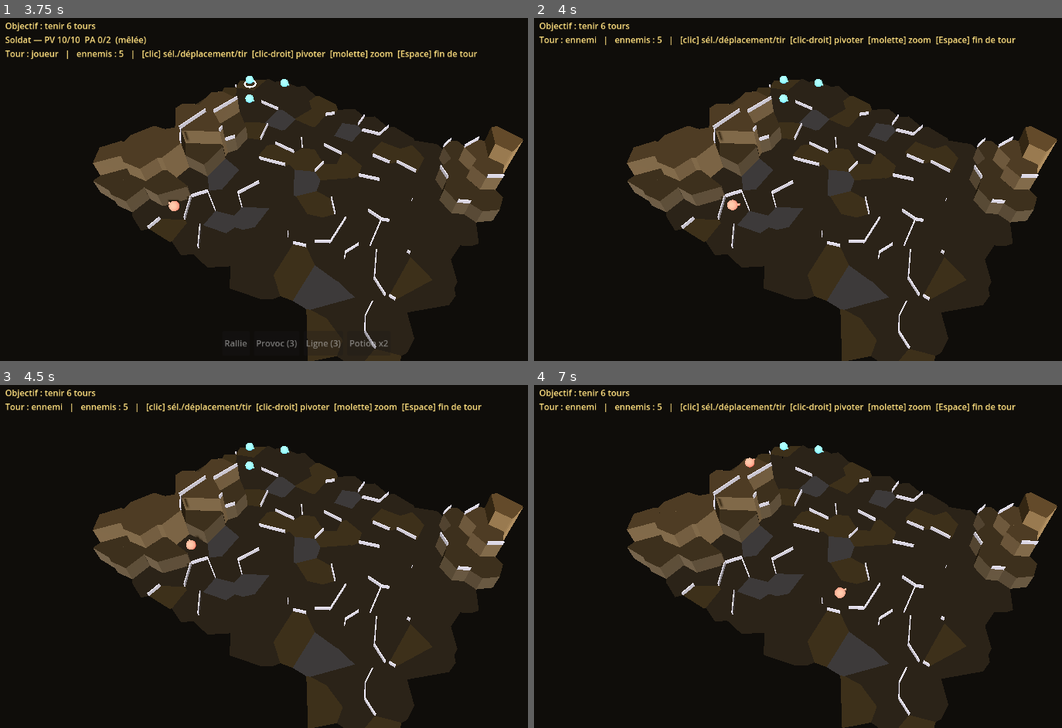
Above: before the commit, frames 1-4 (two rows, left to right).
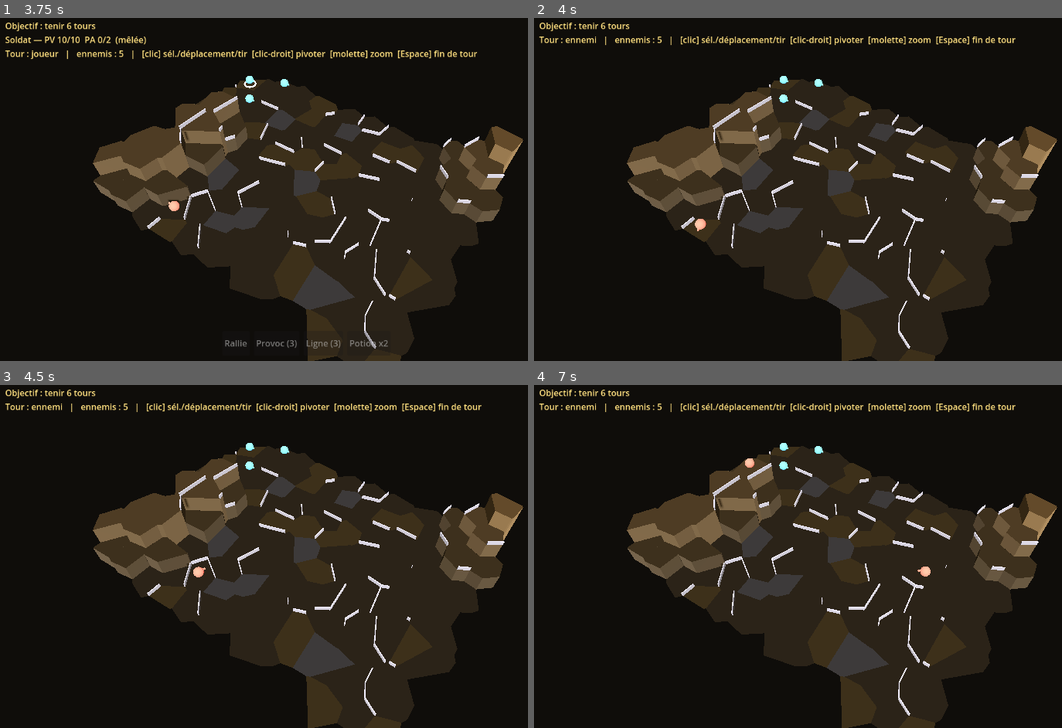
Above: after the commit, the same moments.

Repository: florentmathieu/game
Game: Godot game, scene res://scenes/Battle.tscn
Two runs of this game, one before a commit and one after it. Both use one fixed random seed, a clock stepped at 60 frames per second and the inputs below. This scene is started directly instead of the project's main scene.
Inputs (mouse positions are in pixels of both pictures, inside the frame that each line leads up to):
- Up to frame 1 (3.75 s): click "Rallie" at 0.5 s; click "Provoc" at 1.25 s; click "Rallie" at 2 s; click "Ligne" at 2.75 s; tap Enter at 3.5 s; move the mouse to (443, 168) at 3.52 s; click (443, 168) at 3.67 s
- Up to frame 2 (4 s): tap Space at 3.77 s
- Up to frame 3 (4.5 s): tap Space at 4.25 s; drag from (184, 570) to (274, 625) at 4.27 s
- Up to frame 4 (7 s): tap Enter at 5, 6.5 s; move the mouse to (903, 477) at 5.02 s; click (903, 477) at 5.17 s; tap Space at 5.75, 6.77 s; drag from (808, 625) to (655, 501) at 5.77 s; move the mouse to (1025, 607) at 6.52 s; click (1025, 607) at 6.67 s

Frame 1 is identical in both runs. In frame 2, 0.1% of the frame differs, in the area x 30-40%, y 52-63%; in frame 3, 0.1%; in frame 4, 1.3%, in the area x 17-100%, y 16-100%.

Commit message:
Godot: hasard de combat seedable (Hazard.gd) — combat reproductible par mission
Hazard.gd : RNG partagé seedable pour le hasard tactique (touche, blocage,
parade, dégâts, stun de repousser, dispersion/dégâts de grenade, errance de
patrouille). Combat.do_attack et les capacités de Battle passent par Hazard ;
seedé en début de mission (seed de mission ^ const). Rapproche du RND seedé
d'index.html et rend les simulations d'équilibrage reproductibles.

Co-Authored-By: Claude Opus 4.8 <noreply@anthropic.com>
Claude-Session: https://claude.ai/code/session_011W5fGsCJX3Rz6FN17p17HS

Diff:
--- a/godot-port/rules/Combat.gd
+++ b/godot-port/rules/Combat.gd
@@ -4,6 +4,7 @@
 extends RefCounted
 
 const Data := preload("res://rules/Data.gd")
+const Hazard := preload("res://rules/Hazard.gd")
 const HEIGHT_BONUS := Data.HEIGHT_BONUS
 const COVER_PEN := Data.COVER_PEN
 const DEF_BRACE := Data.DEF_BRACE
@@ -82,18 +83,18 @@
 	if not reaction: att.ap = 0
 	if w.type == "ranged" and att.has("ammo"): att.ammo -= 1
 	var ch: int = max(5, chance(mesh, units, att, tgt, m) - (15 if reaction else 0))
-	var hit := randf() * 100.0 < ch
+	var hit := Hazard.f100() < ch
 	var back := flank_of(mesh, att, tgt) == "back"
 	var res := {"hit":hit, "result":"miss", "dmg":0, "killed":false, "txt":"raté", "target":tgt}
 	if not hit:
 		pass
-	elif not back and int(tgt.get("shieldBlock", 0)) > 0 and randf() * 100.0 < int(tgt.shieldBlock):
+	elif not back and int(tgt.get("shieldBlock", 0)) > 0 and Hazard.f100() < int(tgt.shieldBlock):
 		res.result = "blocked"; res.txt = "bloqué"
-	elif not back and w.type == "melee" and int(tgt.get("parry", 0)) > 0 and randf() * 100.0 < int(tgt.parry):
+	elif not back and w.type == "melee" and int(tgt.get("parry", 0)) > 0 and Hazard.f100() < int(tgt.parry):
 		res.result = "blocked"; res.txt = "paré"
 	else:
 		res.result = "hit"
-		var dmg: int = w.dmg_min + (randi() % (w.dmg_max - w.dmg_min + 1)) + int(att.get("dmgBonus", 0))
+		var dmg: int = w.dmg_min + Hazard.rint(w.dmg_max - w.dmg_min + 1) + int(att.get("dmgBonus", 0))
 		if w.has("flank") and w.type == "melee":
 			var f := flank_of(mesh, att, tgt)
 			if f == "back": dmg += int(w.flank.back)
--- /dev/null
+++ b/godot-port/rules/Hazard.gd
@@ -0,0 +1,22 @@
+# Hasard de GAMEPLAY (tirs, dégâts, stun, dispersion) — RNG partagé seedable.
+# Seedé par mission → combat reproductible (parité avec le RND seedé d'index.html).
+# Distinct du Rng de génération (maillage) ; ici c'est le hasard tactique.
+class_name Hazard
+extends RefCounted
+
+static var _rng := RandomNumberGenerator.new()
+
+static func seed_with(s: int) -> void:
+	_rng.seed = s
+
+static func randomize_now() -> void:
+	_rng.randomize()
+
+static func f100() -> float:            # 0..100
+	return _rng.randf() * 100.0
+
+static func chance(pct: float) -> bool:  # vrai avec probabilité pct %
+	return _rng.randf() * 100.0 < pct
+
+static func rint(n: int) -> int:         # entier 0..n-1
+	return _rng.randi() % max(1, n)
--- a/godot-port/scripts/Battle.gd
+++ b/godot-port/scripts/Battle.gd
@@ -5,6 +5,7 @@
 const VMesh := preload("res://rules/Mesh.gd")
 const Data := preload("res://rules/Data.gd")
 const Combat := preload("res://rules/Combat.gd")
+const Hazard := preload("res://rules/Hazard.gd")
 
 signal mission_ended(win)
 
@@ -63,6 +64,7 @@
 	if mis.has("enemies"): n_enemies = int(mis.enemies)
 	var _r = get_node_or_null("/root/Run")
 	if _r != null and not _r.camp.is_empty(): potions = int(_r.camp.get("potions", 2))
+	Hazard.seed_with(seed_value ^ 0x1a2b3c4d)   # hasard de combat reproductible par mission
 	_setup_world()
 	_gen_battle(seed_value)
 	mesh.distort(_corrupt_level())   # distorsion progressive : le terrain se tord à mesure qu'on avance
@@ -358,7 +360,7 @@
 	if on_cd(u, "blast") or mesh.hops(u.cell, center) > Data.BLAST_RANGE or not mesh.los(u.cell, center): return false
 	for e in _hostiles_of(u):
 		if mesh.hops(center, e.cell) <= Data.BLAST_RADIUS:
-			var dmg := Data.BLAST_MIN + randi() % (Data.BLAST_MAX - Data.BLAST_MIN + 1)
+			var dmg := Data.BLAST_MIN + Hazard.rint(Data.BLAST_MAX - Data.BLAST_MIN + 1)
 			e.hp = max(0, e.hp - dmg); _flash(e, str(dmg), Color(1, 0.6, 0.2)); _hit_react(e)
 			if e.team == "player": e.dmgTaken = int(e.get("dmgTaken", 0)) + dmg
 			if e.hp <= 0 and u.team == "player": u.kills = int(u.get("kills", 0)) + 1
@@ -394,7 +396,7 @@
 	set_cd(u, "shove")
 	var dest := _shove_dest(u, tgt)
 	if dest >= 0: tgt.cell = dest; _place(tgt)
-	var stun := randf() * 100.0 < 50.0
+	var stun := Hazard.chance(50.0)
 	if stun: tgt.stunned = true
 	_flash(tgt, "repoussé" + (" ✦" if stun else ""), Color(1, 0.8, 0.4)); u.ap = 0
 	return true
@@ -511,11 +513,11 @@
 	var cand: Array = []
 	for c in mesh.cells:
 		if mesh.passable(c.id) and mesh.hops(target, c.id) <= scat: cand.append(c.id)
-	var imp: int = cand[randi() % cand.size()] if not cand.is_empty() else target
+	var imp: int = cand[Hazard.rint(cand.size())] if not cand.is_empty() else target
 	for o in units:
 		if o.hp <= 0: continue
 		if mesh.hops(imp, o.cell) <= int(cr.radius):
-			var dmg := int(cr.dmg_min) + randi() % (int(cr.dmg_max) - int(cr.dmg_min) + 1)
+			var dmg := int(cr.dmg_min) + Hazard.rint(int(cr.dmg_max) - int(cr.dmg_min) + 1)
 			o.hp = max(0, o.hp - dmg)
 			if o.team == "player": o.dmgTaken = int(o.get("dmgTaken", 0)) + dmg
 			if o.hp <= 0 and u.team == "player" and o.team == "enemy": u.kills = int(u.get("kills", 0)) + 1
@@ -687,7 +689,7 @@
 	for id in ball:
 		if pod_owns(e, id) and (id == e.cell or not occ.has(id)): zone.append(id)
 	if zone.is_empty(): return
-	var goal: int = zone[randi() % zone.size()]
+	var goal: int = zone[Hazard.rint(zone.size())]
 	var best := -1; var bd: int = mesh.hops(e.cell, goal)
 	for n in mesh.cells[e.cell].nb:
 		if not mesh.passable(n) or occ.has(n) or not ball.has(n) or not pod_owns(e, n): continue
